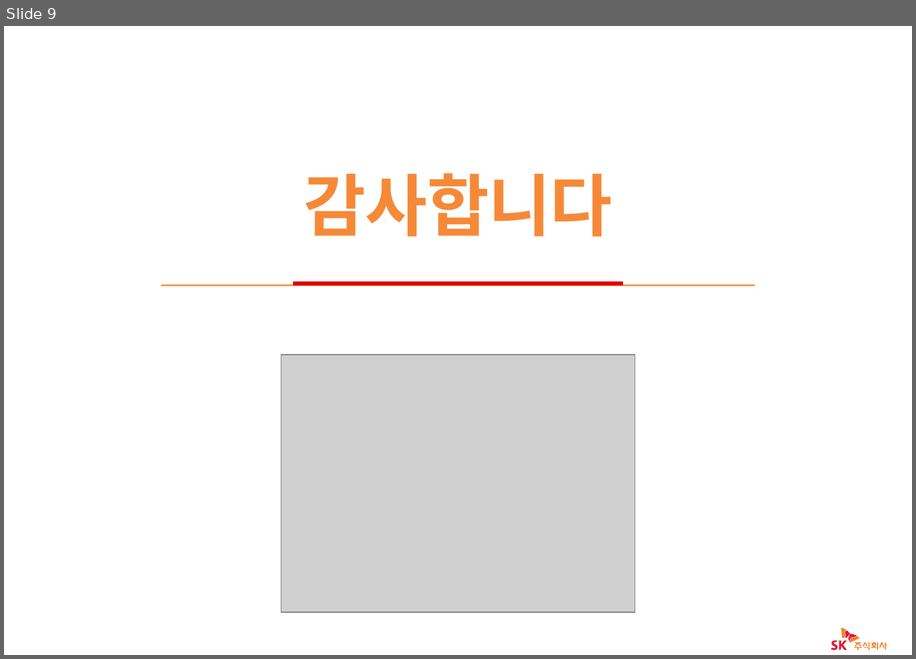
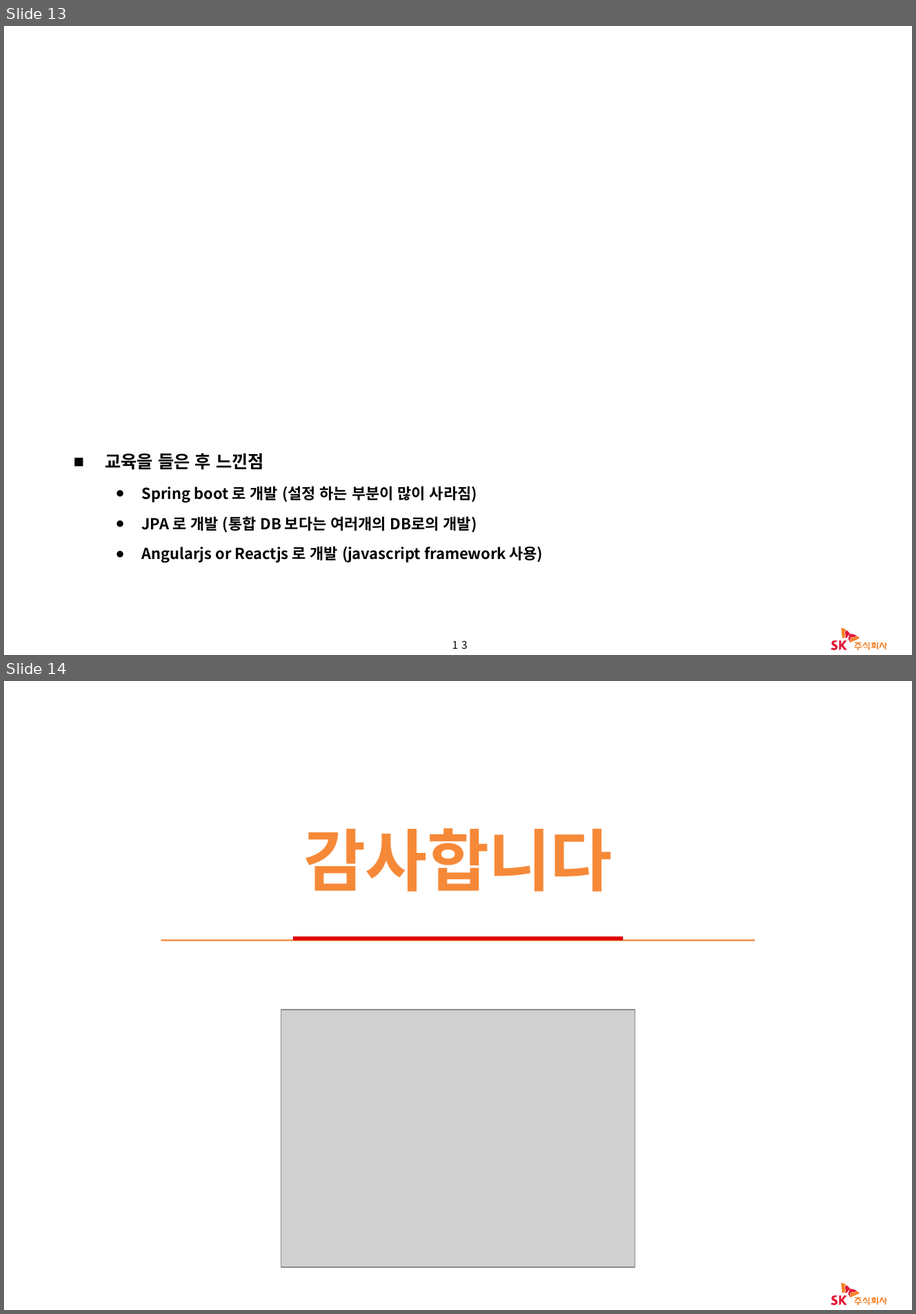
Before and after one commit to okayhan89/tetstet, a slide deck: G2에서.pptx. Shown one above the other, each under a label of ours: slide 9 before the commit, slides 13 and 14 after it. The pictures are 916x659 and 916x1314 pixels, drawn with LibreOffice and Linux fonts; fonts in the diff are those of the drawing; grey boxes stand for pictures; background and template pictures are left out. Boxes give left, top, right and bottom in pixels: in the first picture for what was removed or moved away, otherwise in the second. Text is boxed around its words. In the diff, an @@ line names an element or a change of style, - is before the commit and + after.

```diff
--- a/G2에서.pptx
+++ b/G2에서.pptx
@@ slide 13 added at (x1=4, y1=26, x2=912, y2=655), background picture (left out); not listed: 15 template elements that a slide beside it also shows @@
@@ text added at (x1=105, y1=452, x2=544, y2=563), 13 pt, text #000000, bold @@
+■ 교육을 들은 후 느낀점
+  ● Spring boot 로 개발 (설정 하는 부분이 많이 사라짐)
+  ● JPA 로 개발 (통합 DB 보다는 여러개의 DB로의 개발)
+  ● Angularjs or Reactjs 로 개발 (javascript framework 사용)
@@ page number added at (x1=452, y1=640, x2=468, y2=648), 9 pt, text #000000 @@
+13
@@ what was slide 9 is now slide 14 @@
```
Also in this commit, not shown: 2 slides changed, 6 other slides added, 2 slides removed.
